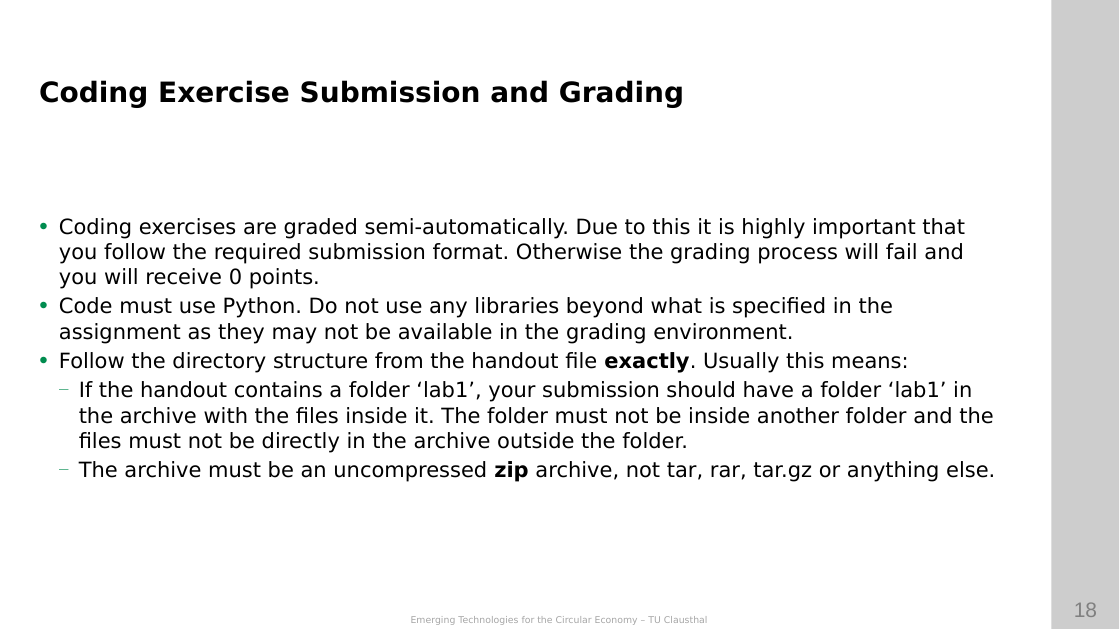
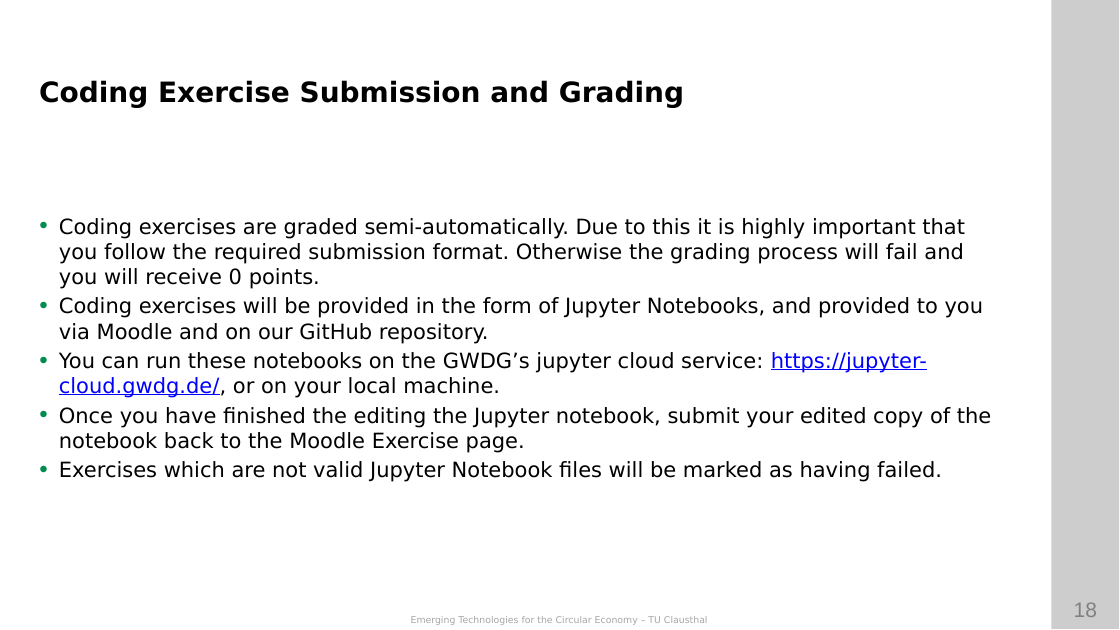
Before and after one commit to ETCE-LAB/teaching-material, a slide deck: slide 18 of Emerging-Technologies-for-the-Circular-Economy/ETCE-L00-Organization.pptx. Drawn at 1120x630 pixels with LibreOffice and Linux fonts; fonts in the diff are those of the drawing; background and template pictures are left out. Boxes give left, top, right and bottom in pixels: in the first picture for what was removed or moved away, otherwise in the second. Text is boxed around its words. In the diff, an @@ line names an element or a change of style, - is before the commit and + after.

Commit message:
Update Exercise submission guide

```diff
--- a/Emerging-Technologies-for-the-Circular-Economy/ETCE-L00-Organization.pptx
+++ b/Emerging-Technologies-for-the-Circular-Economy/ETCE-L00-Organization.pptx
@@ text at box(59, 297, 991, 482): text changed @@
-• Code must use Python. Do not use any libraries beyond what is specified in the assignment as they may not be available in the grading environment.
-• Follow the directory structure from the handout file exactly. Usually this means:
-  — If the handout contains a folder ‘lab1’, your submission should have a folder ‘lab1’ in the archive with the files inside it. The folder must not be inside another folder and the files must not be directly in the archive outside the folder.
-  — The archive must be an uncompressed zip archive, not tar, rar, tar.gz or anything else.
+• Coding exercises will be provided in the form of Jupyter Notebooks, and provided to you via Moodle and on our GitHub repository.
+• You can run these notebooks on the GWDG’s jupyter cloud service: https://jupyter-cloud.gwdg.de/, or on your local machine.
+• Once you have finished the editing the Jupyter notebook, submit your edited copy of the notebook back to the Moodle Exercise page.
+• Exercises which are not valid Jupyter Notebook files will be marked as having failed.
```
Also in this commit, not shown: 1 slide removed, 1 other file.
